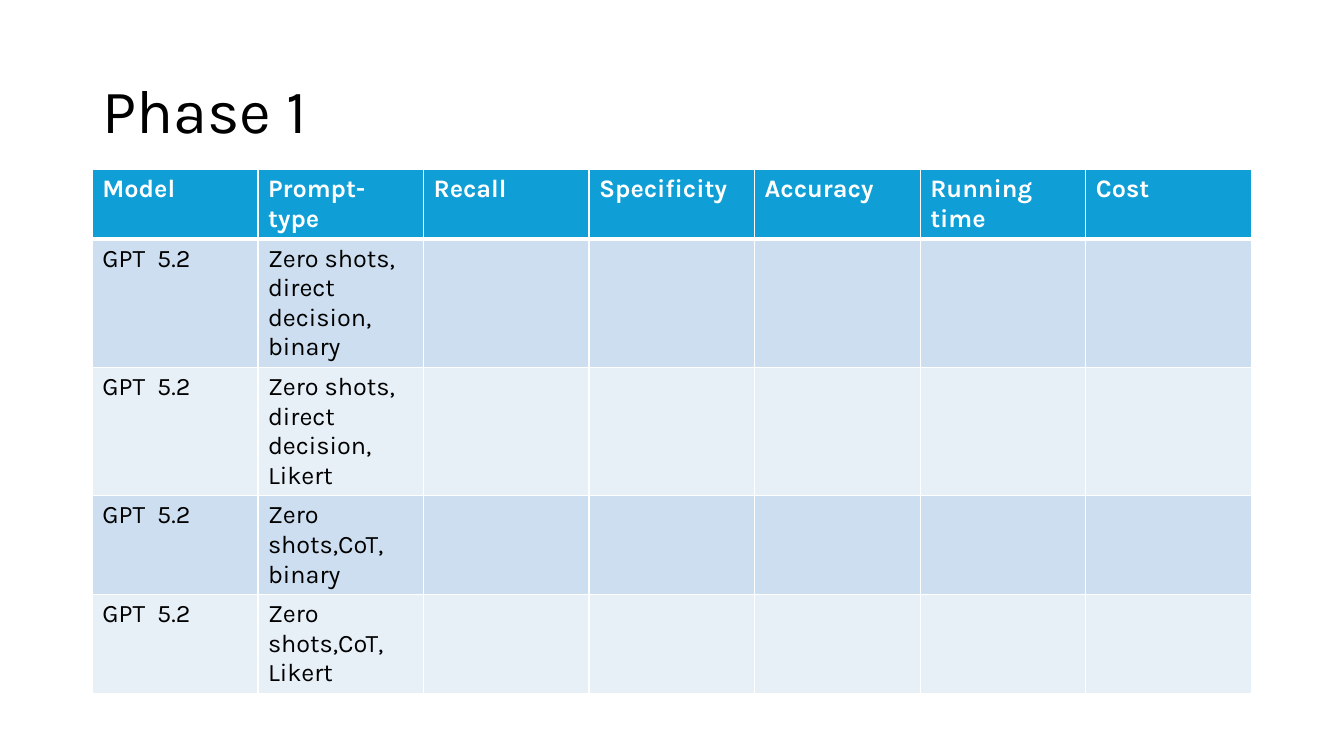
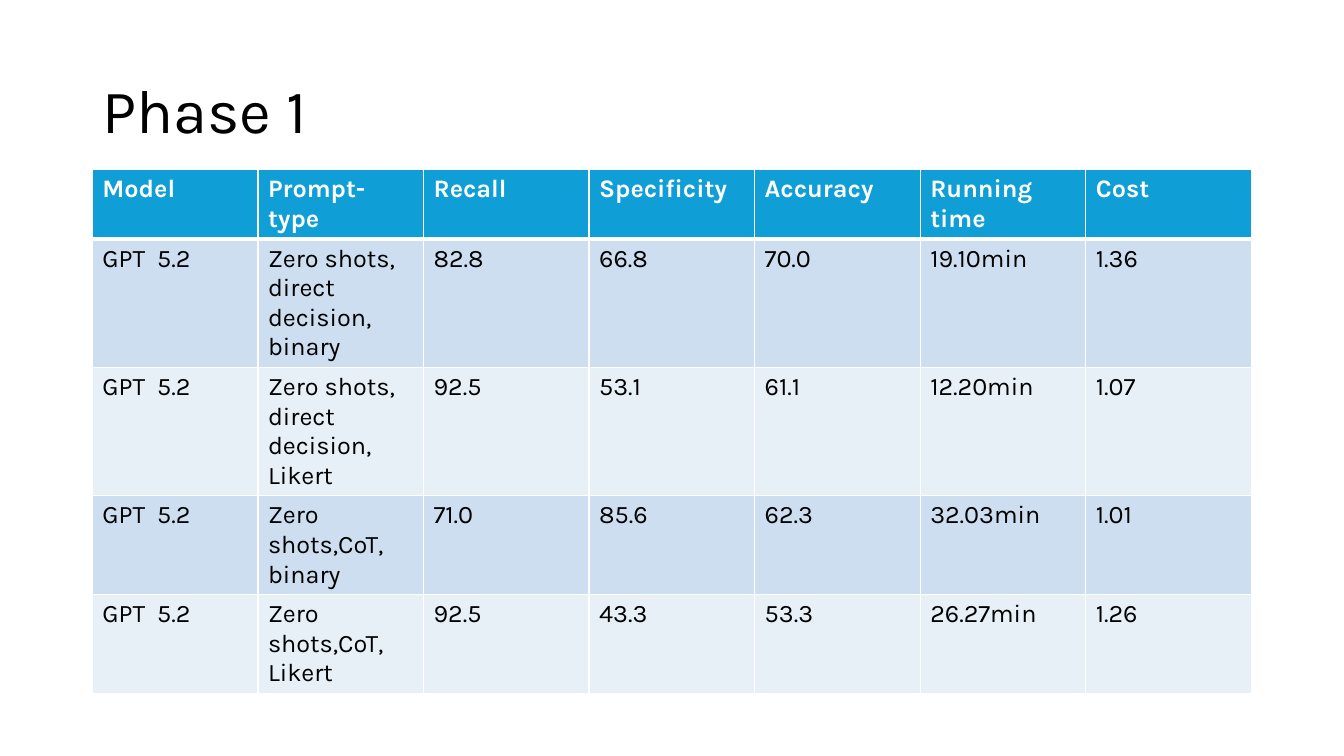
Before and after one commit to KayChansiri/AI-assisted-review-, a slide deck: slide 26 of Final_workflow.pptx. Drawn at 1344x756 pixels with LibreOffice and Linux fonts; fonts in the diff are those of the drawing. Boxes give left, top, right and bottom in pixels: in the first picture for what was removed or moved away, otherwise in the second. Text is boxed around its words. In the diff, an @@ line names an element or a change of style, - is before the commit and + after.

Commit message:
finish test phase 1 data using different model and approach

```diff
--- a/Final_workflow.pptx
+++ b/Final_workflow.pptx
@@ table at [93,169,1250,704] @@
-row 2: GPT 5.2 | Zero shots, direct decision, binary |  |  |  |  | 
+row 2: GPT 5.2 | Zero shots, direct decision, binary | 82.8 | 66.8 | 70.0 | 19.10min | 1.36
-row 3: GPT 5.2 | Zero shots, direct decision, Likert |  |  |  |  | 
+row 3: GPT 5.2 | Zero shots, direct decision, Likert | 92.5 | 53.1 | 61.1 | 12.20min | 1.07
-row 4: GPT 5.2 | Zero shots,CoT, binary |  |  |  |  | 
+row 4: GPT 5.2 | Zero shots,CoT, binary | 71.0 | 85.6 | 62.3 | 32.03min | 1.01
-row 5: GPT 5.2 | Zero shots,CoT, Likert |  |  |  |  | 
+row 5: GPT 5.2 | Zero shots,CoT, Likert | 92.5 | 43.3 | 53.3 | 26.27min | 1.26
```
Also in this commit, not shown: 2 other slides changed, 25 other files.
